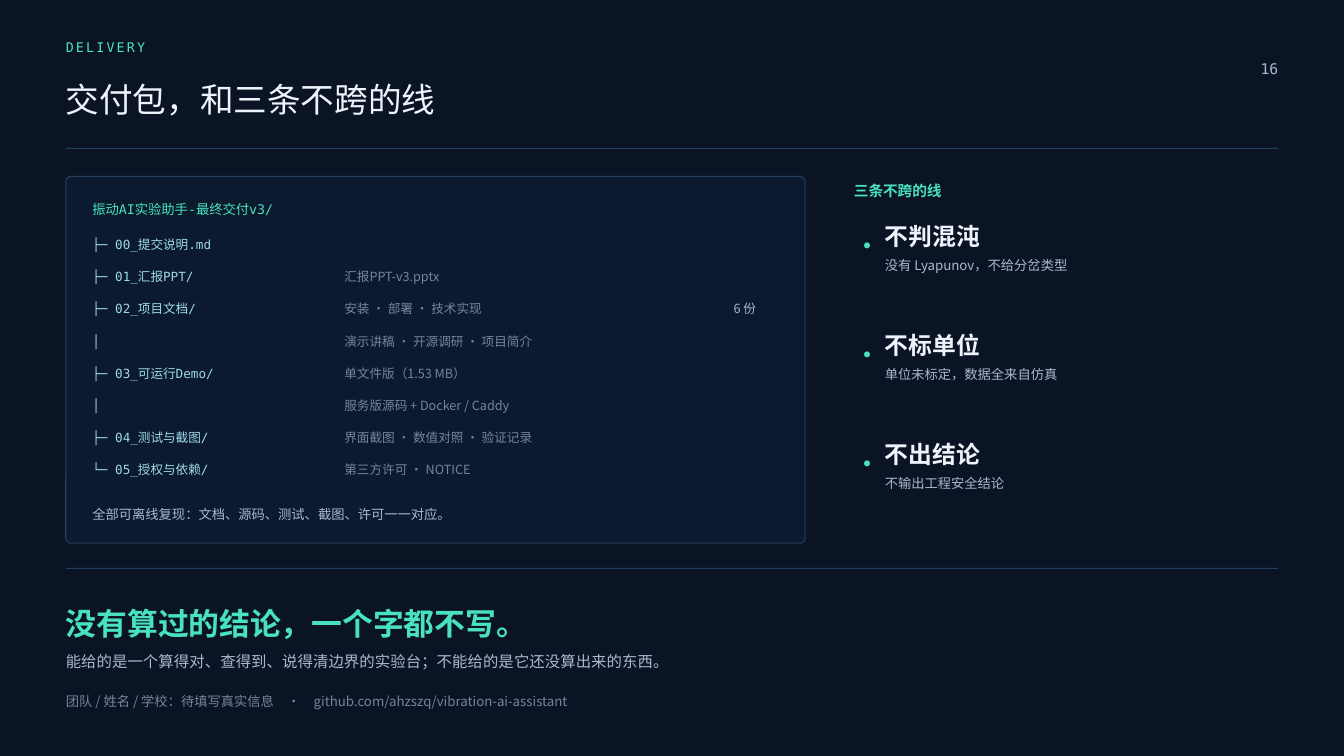
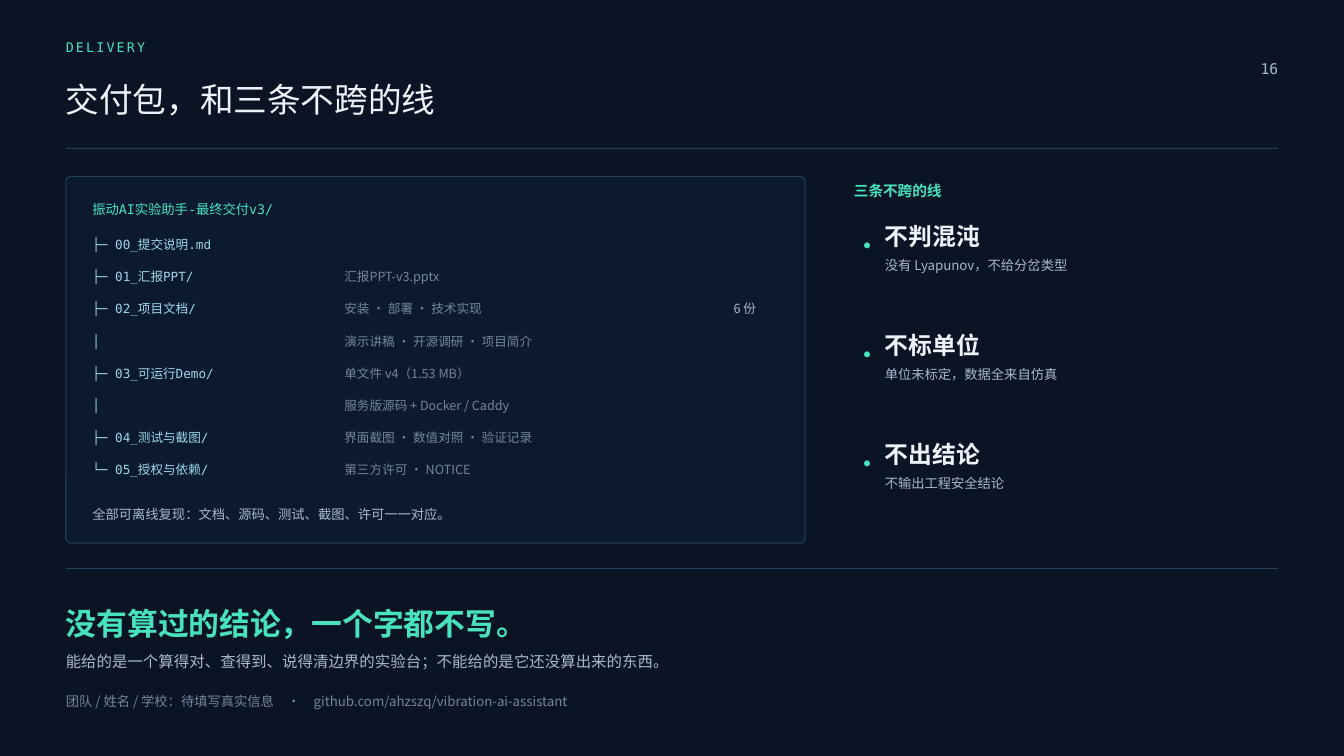
Before and after one commit to ahzszq/vibration-ai-assistant, a slide deck: slide 16 of 参赛材料/振动AI实验助手-汇报PPT-v3.pptx. Drawn at 1344x756 pixels with LibreOffice and Linux fonts; fonts in the diff are those of the drawing. Boxes give left, top, right and bottom in pixels: in the first picture for what was removed or moved away, otherwise in the second. Text is boxed around its words. In the diff, an @@ line names an element or a change of style, - is before the commit and + after.

```diff
--- a/参赛材料/振动AI实验助手-汇报PPT-v3.pptx
+++ b/参赛材料/振动AI实验助手-汇报PPT-v3.pptx
@@ text at [344,367,470,379]: text changed @@
-单文件版（1.53 MB）
+单文件 v4（1.53 MB）
```
Also in this commit, not shown: 2 other slides changed.
